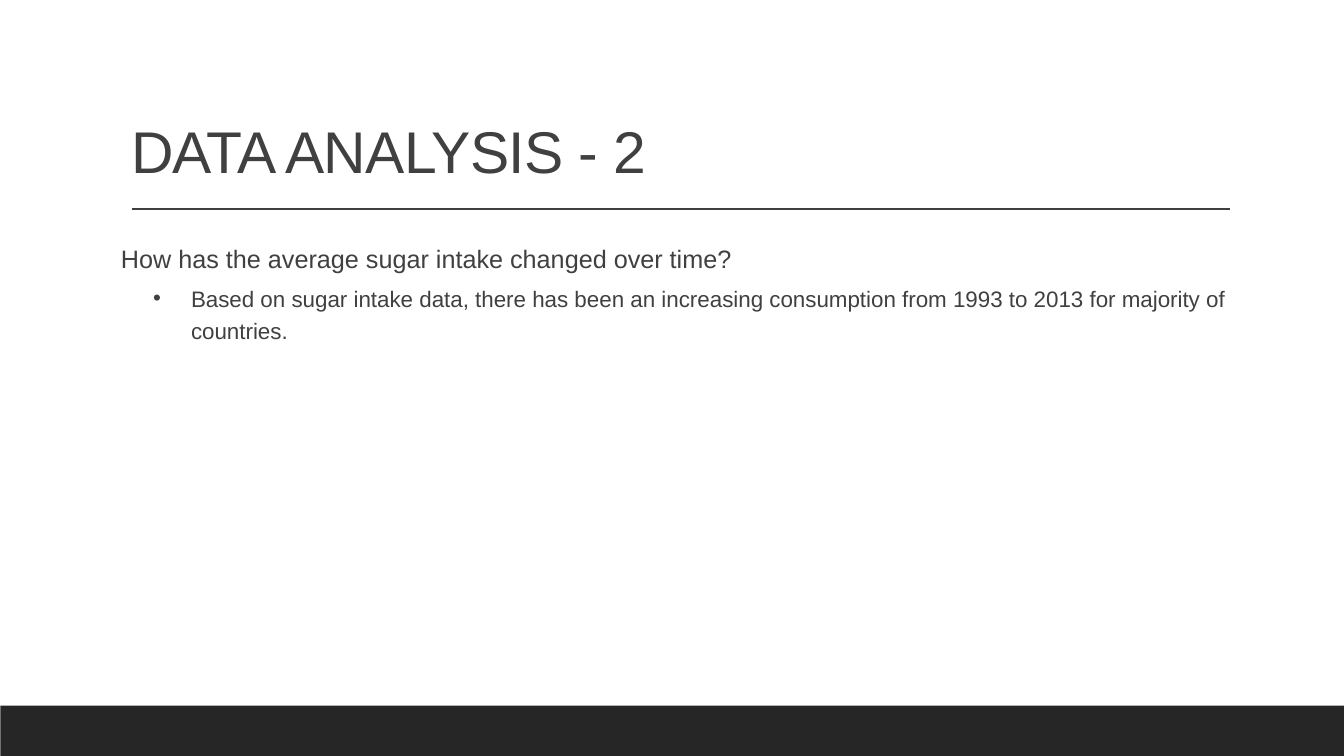
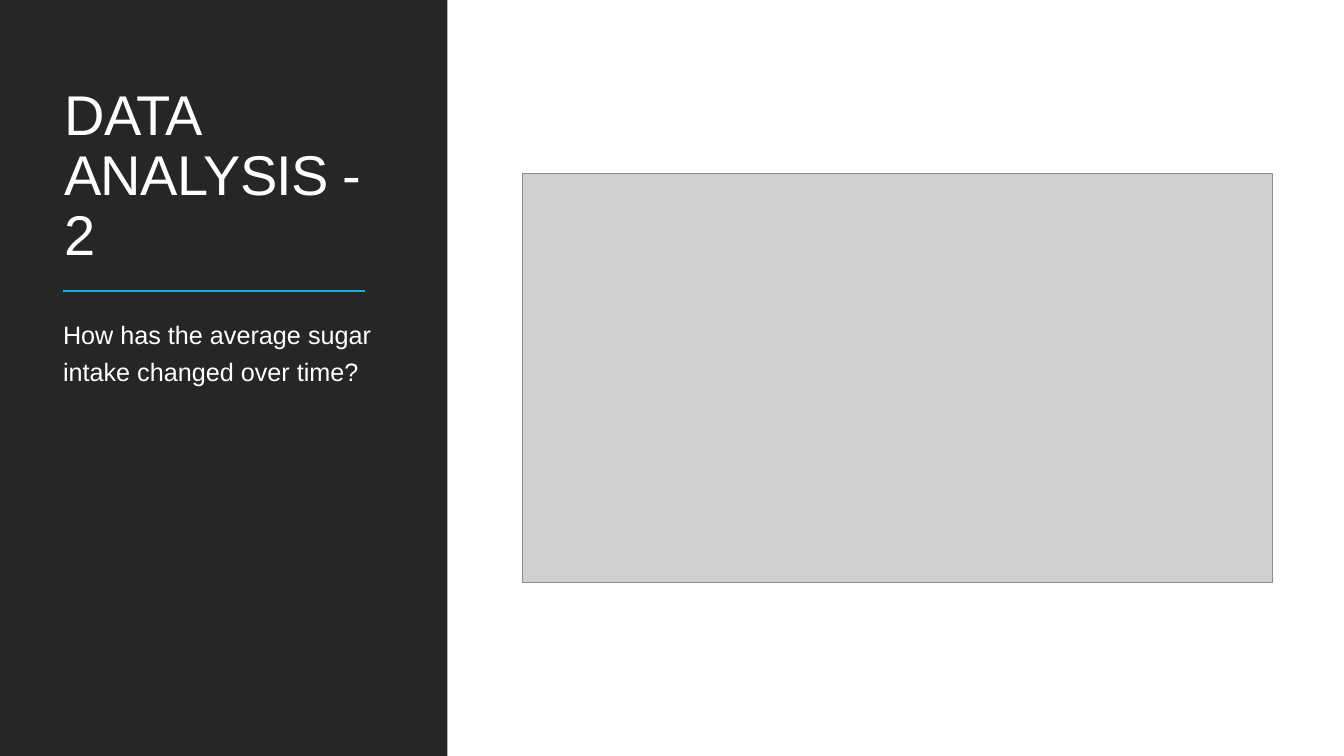
Before and after one commit to cbeachey/project1_influencers, a slide deck: slide 10 of Effects of Sugar Consumption.pptx (slide 9 before the commit). Drawn at 1344x756 pixels with LibreOffice and Linux fonts; fonts in the diff are those of the drawing; grey boxes stand for pictures. Boxes give left, top, right and bottom in pixels: in the first picture for what was removed or moved away, otherwise in the second. Text is boxed around its words. In the diff, an @@ line names an element or a change of style, - is before the commit and + after.

```diff
--- a/Effects of Sugar Consumption.pptx
+++ b/Effects of Sugar Consumption.pptx
@@ rectangle added at (x1=0, y1=0, x2=448, y2=756), fill #262626 @@
@@ rectangle added at (x1=1, y1=0, x2=1344, y2=756), fill #FFFFFF @@
@@ title "DATA ANALYSIS - 2" moved from (x1=131, y1=132, x2=646, y2=174) to (x1=64, y1=96, x2=328, y2=255) @@
@@ title "DATA ANALYSIS - 2" at (x1=64, y1=96, x2=328, y2=255): size 42 to 40 pt, text colour #404040 to #FFFFFF @@
@@ picture added at (x1=523, y1=173, x2=1272, y2=582) @@
@@ line removed from (132, 210) to (1231, 210) @@
@@ line added from (64, 291) to (366, 291), #1CADE4 1.5 pt @@
@@ text at (x1=191, y1=290, x2=1225, y2=339): paragraph removed @@
-  • Based on sugar intake data, there has been an increasing consumption from 1993 to 2013 for majority of countries.
@@ text "How has the average sugar ..." moved from (x1=121, y1=249, x2=1225, y2=339) to (x1=63, y1=325, x2=371, y2=386) @@
@@ text "How has the average sugar ..." at (x1=63, y1=325, x2=371, y2=386): text colour #404040 to #FFFFFF @@
```
Also in this commit, not shown: 4 other slides changed, 2 slides added, 5 other files.
